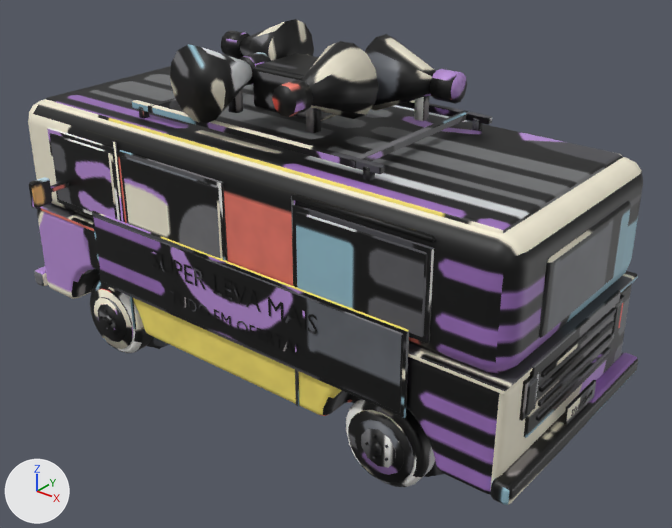
The FBX model unity/CheckoutSimulator/Assets/Resources/EventProps2/Som_Van.fbx, before and after one commit.
Both versions are drawn from a 50 mm lens placed at (4.1, -4.81, 3.97), pointed at (0.24, 0.01, 0.98). The axes (+X, +Y, +Z) are drawn at lower left. The lights are the same throughout. The older version comes first. Where no turn or scale is listed for an object, it has been applied to the vertices. Vertices at exactly the same position are counted once.

The first picture shows 'Som_Van'.
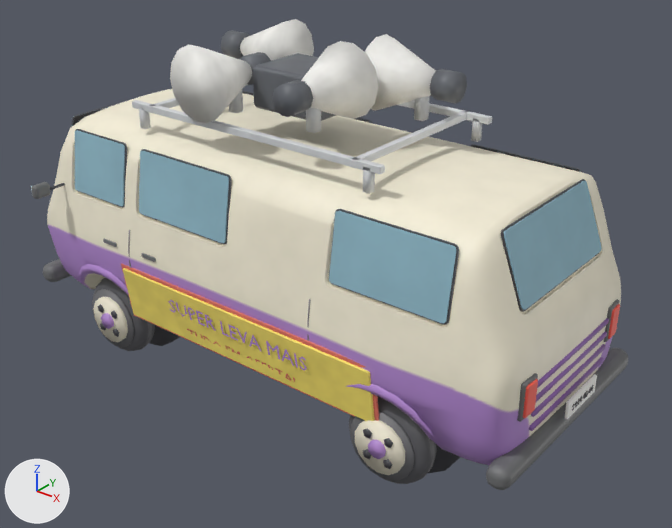
Location of each change, [x1, y1, x2, y2] in pixels of the pictures (672 x 528 px; the box of a moved part takes in the faces that stretch with it):
```json
{"object": "Som_Van", "change": "reshaped", "before": [28, 19, 643, 505], "after": [31, 19, 628, 490]}
{"part": 1, "of": "me_cube_895", "change": "moved or reshaped", "before": [44, 66, 623, 233], "on screen": "not visible afterwards"}
{"part": 2, "of": "me_cube_895", "change": "rebuilt", "before": [28, 100, 643, 373], "after": [47, 89, 621, 465]}
{"part": 3, "of": "me_cube_895", "change": "rebuilt", "before": [346, 399, 435, 487], "after": [349, 396, 437, 484]}
{"part": 4, "of": "me_cube_895", "change": "rebuilt", "before": [90, 280, 153, 353], "after": [93, 278, 155, 351]}
{"part": 5, "of": "me_cube_895", "change": "rebuilt", "before": [90, 289, 133, 349], "after": [92, 289, 134, 348]}
{"part": 6, "of": "me_cube_895", "change": "rebuilt", "before": [425, 462, 444, 477], "after": [428, 444, 460, 473], "on screen": "mostly hidden before"}
{"part": 7, "of": "me_cube_895", "change": "rebuilt", "before": [147, 337, 170, 349], "after": [149, 325, 180, 346]}
{"part": 8, "of": "me_cube_895", "change": "deleted", "before": [29, 96, 638, 468]}
{"part": 9, "of": "me_cube_895", "change": "cut back", "before": [34, 19, 638, 505], "after": [31, 19, 628, 490]}
{"part": 10, "of": "me_cube_895", "change": "surface changed", "before": [94, 30, 586, 402], "after": [93, 30, 492, 342]}
```

Scene script edits in JSON lines:
```json
{"block": "me_cube_895", "where": "# used by ob_som_van; location = (0.0, 0.0, 0.0)"}
{"op": "remove", "block": "me_cube_895", "code": "me_cube_895.from_pydata(...)  # 4868 vertices, 4356 faces; spans x -2.28..2.26, y -1.24..1.24, z -0.06..2.62"}
{"op": "add", "block": "me_cube_895", "code": "me_cube_895.from_pydata(...)  # 6781 vertices, 5710 faces; spans x -2.25..2.25, y -1.13..1.13, z -0.05..2.62"}
{"block": "me_cube_895", "change": "me_cube_895 part 1: the loose piece of 56 vertices spanning x -2.0..2.0, y -0.77..0.78, z 1.93..2.01 is multiplied about its middle by the matrix ((0.002, 0.001, -0.538), (0.032, 0.0, 0.03), (0.0, -0.044, -0.012)), then moved by (-2.14, 0.58, -1.17)"}
{"block": "me_cube_895", "change": "me_cube_895 part 2: the loose piece of 96 vertices spanning x -2.15..2.15, y -0.9..0.9, z 1.13..1.99 is rebuilt with 1361 vertices and now spans x -2.15..2.15, y -0.92..0.92, z 0.34..1.93"}
{"block": "me_cube_895", "change": "me_cube_895 part 3: the loose piece of 88 vertices spanning x 0.98..1.62, y -0.85..-0.65, z 0.02..0.66 is rebuilt with 160 vertices and now spans x 0.98..1.62, y -0.84..-0.62, z 0.02..0.66"}
{"block": "me_cube_895", "change": "me_cube_895 part 4: the loose piece of 88 vertices spanning x -1.67..-1.03, y -0.85..-0.65, z 0.02..0.66 is rebuilt with 160 vertices and now spans x -1.67..-1.03, y -0.84..-0.62, z 0.02..0.66"}
{"block": "me_cube_895", "change": "me_cube_895 part 5: the loose piece of 44 vertices spanning x -1.6..-1.1, y -0.86..-0.85, z 0.08..0.6 is rebuilt with 40 vertices and now spans x -1.6..-1.1, y -0.85..-0.84, z 0.09..0.59"}
{"block": "me_cube_895", "change": "me_cube_895 part 6: the loose piece of 32 vertices spanning x 0.9..1.7, y -0.53..-0.43, z -0.06..0.74 is rebuilt with 32 vertices and now spans x 0.91..1.69, y -0.5..-0.38, z -0.05..0.73"}
{"block": "me_cube_895", "change": "me_cube_895 part 7: the loose piece of 32 vertices spanning x -1.75..-0.95, y -0.53..-0.43, z -0.06..0.74 is rebuilt with 32 vertices and now spans x -1.74..-0.96, y -0.5..-0.38, z -0.05..0.73"}
{"block": "me_cube_895", "change": "me_cube_895 part 8: 142 loose pieces with 2204 vertices, spanning x -2.28..2.19, y -1.24..1.24, z 0.15..2.35, are deleted"}
{"block": "me_cube_895", "change": "me_cube_895 part 9: 27 vertices moved within x -2.14..2.25, y -0.86..0.86, z 0.17..2.11; 1588 vertices removed from x -2.26..2.26, y -0.93..0.95, z 0.08..2.62; 3728 vertices added at x -2.25..2.25, y -1.13..1.13, z 0.02..2.62"}
{"block": "me_cube_895", "change": "me_cube_895 part 10: 147 kept faces spanning x -1.54..2.25, y -0.88..0.88, z 0.15..2.62 get new texture (UV) coordinates"}
{"block": "me_cube_895", "change": "other edits to the shape of me_cube_895 do not show in these pictures"}
```
